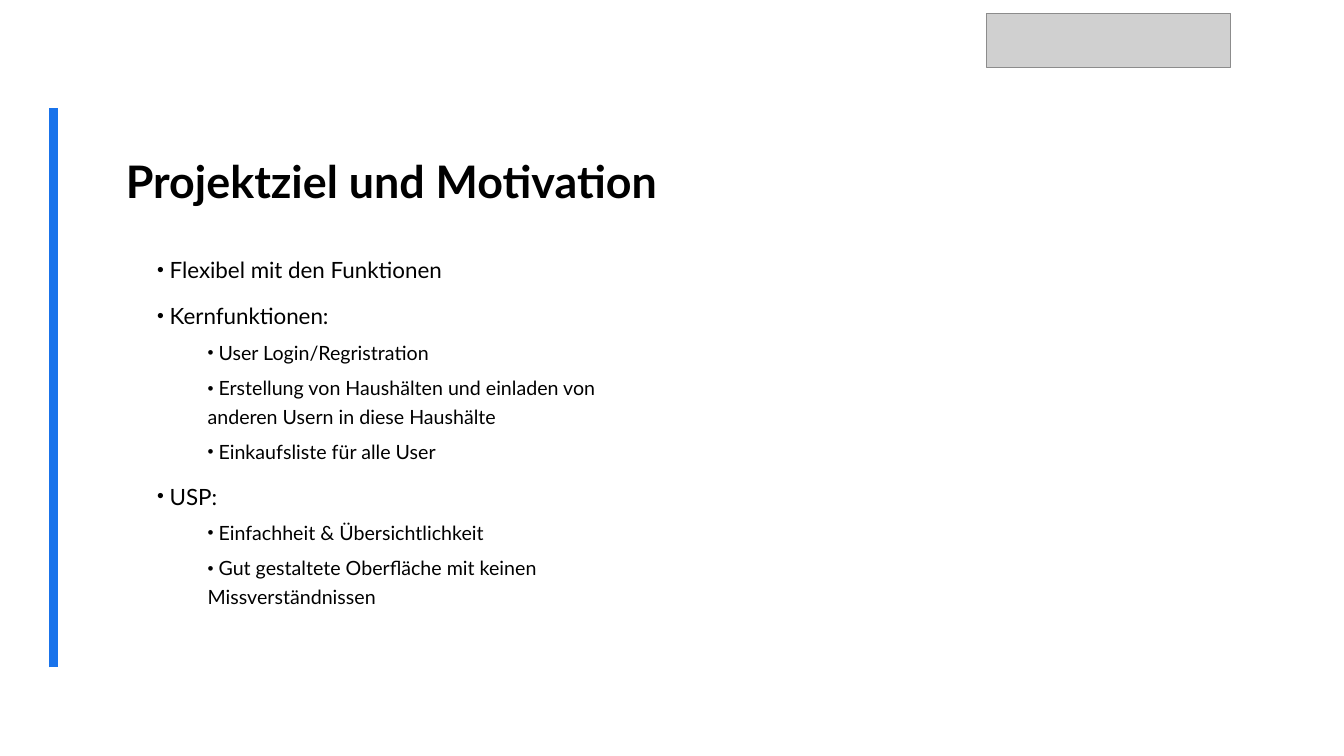
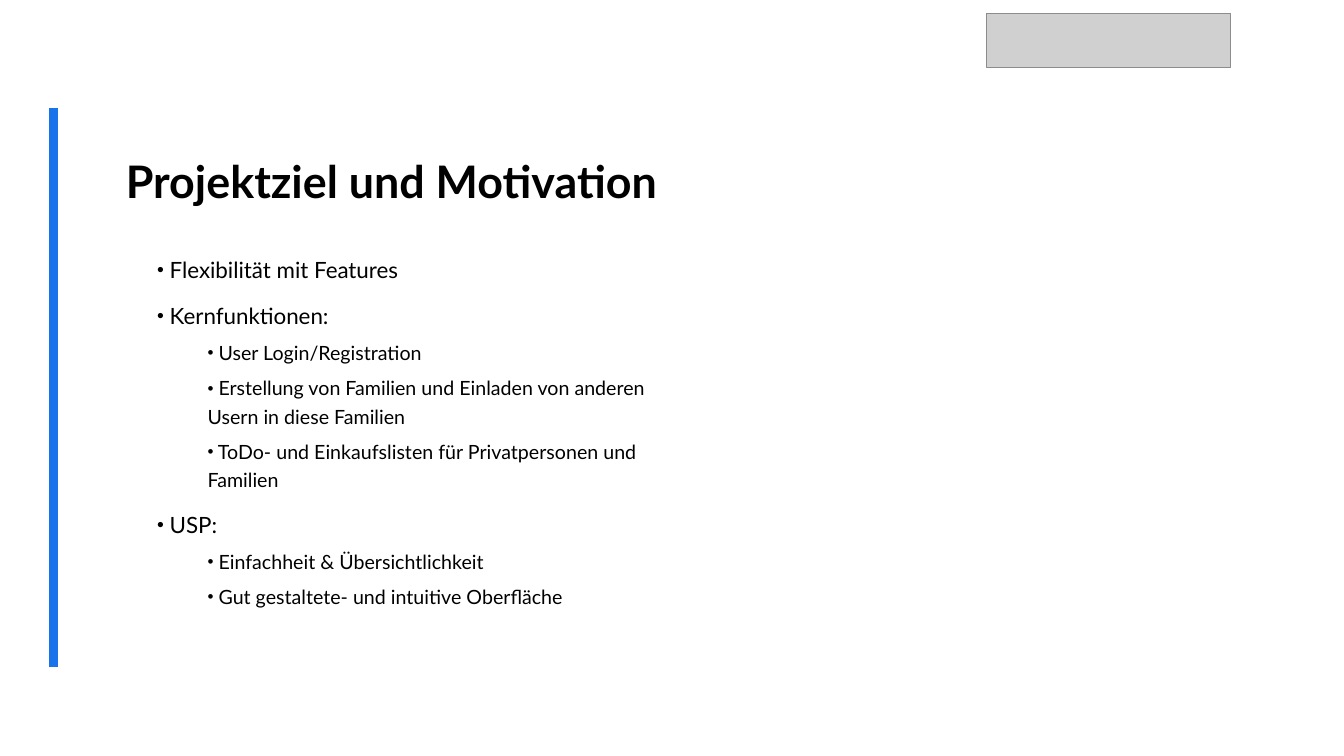
Before and after one commit to MasterLini/HomeSphere, a slide deck: slide 6 of Project-management/999. Abschlusspräsentation/Abschlusspräsentation 25.02.2025 HomeSphere.pptx. Drawn at 1344x756 pixels with LibreOffice and Linux fonts; fonts in the diff are those of the drawing; grey boxes stand for pictures; background and template pictures are left out. Boxes give left, top, right and bottom in pixels: in the first picture for what was removed or moved away, otherwise in the second. Text is boxed around its words. In the diff, an @@ line names an element or a change of style, - is before the commit and + after.

Commit message:
Updated presentation

```diff
--- a/Project-management/999. Abschlusspräsentation/Abschlusspräsentation 25.02.2025 HomeSphere.pptx
+++ b/Project-management/999. Abschlusspräsentation/Abschlusspräsentation 25.02.2025 HomeSphere.pptx
@@ text at (170, 261, 398, 278): text changed @@
-• Flexibel mit den Funktionen
+• Flexibilität mit Features
@@ text at (208, 345, 645, 487): text changed @@
-  • User Login/Regristration
-  • Erstellung von Haushälten und einladen von anderen Usern in diese Haushälte
-  • Einkaufsliste für alle User
+  • User Login/Registration
+  • Erstellung von Familien und Einladen von anderen Usern in diese Familien
+  • ToDo- und Einkaufslisten für Privatpersonen und Familien
@@ text at (219, 589, 562, 608): text changed @@
-  • Gut gestaltete Oberfläche mit keinen Missverständnissen
+  • Gut gestaltete- und intuitive Oberfläche
```
Also in this commit, not shown: 3 other slides changed.
